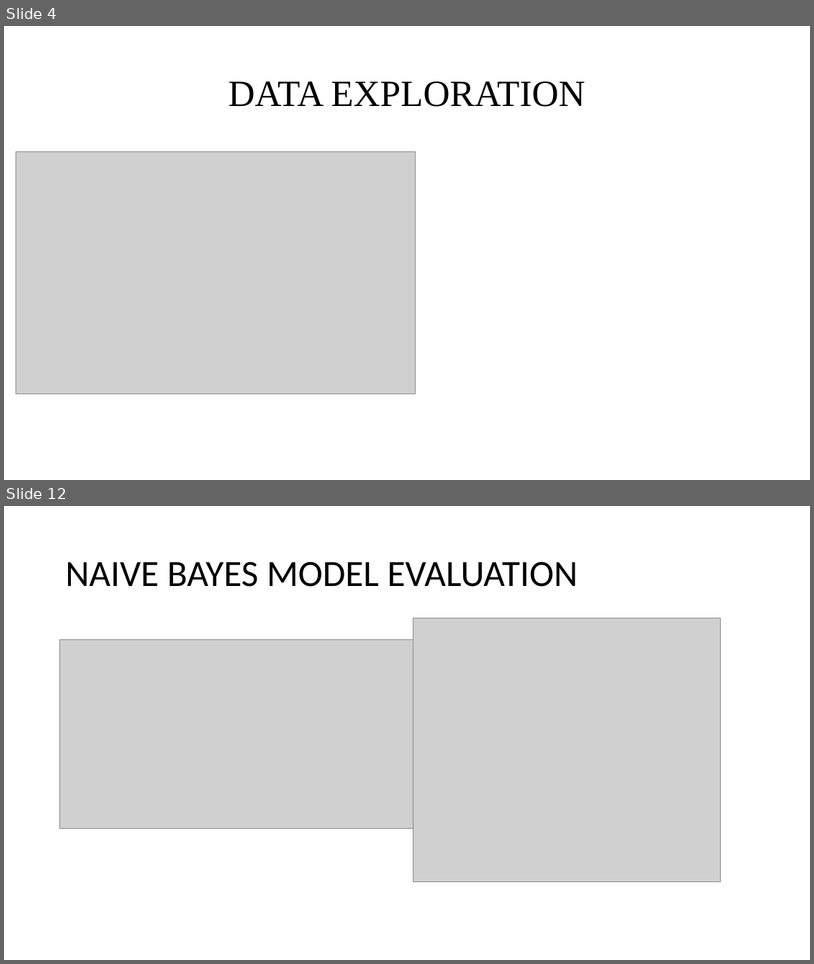
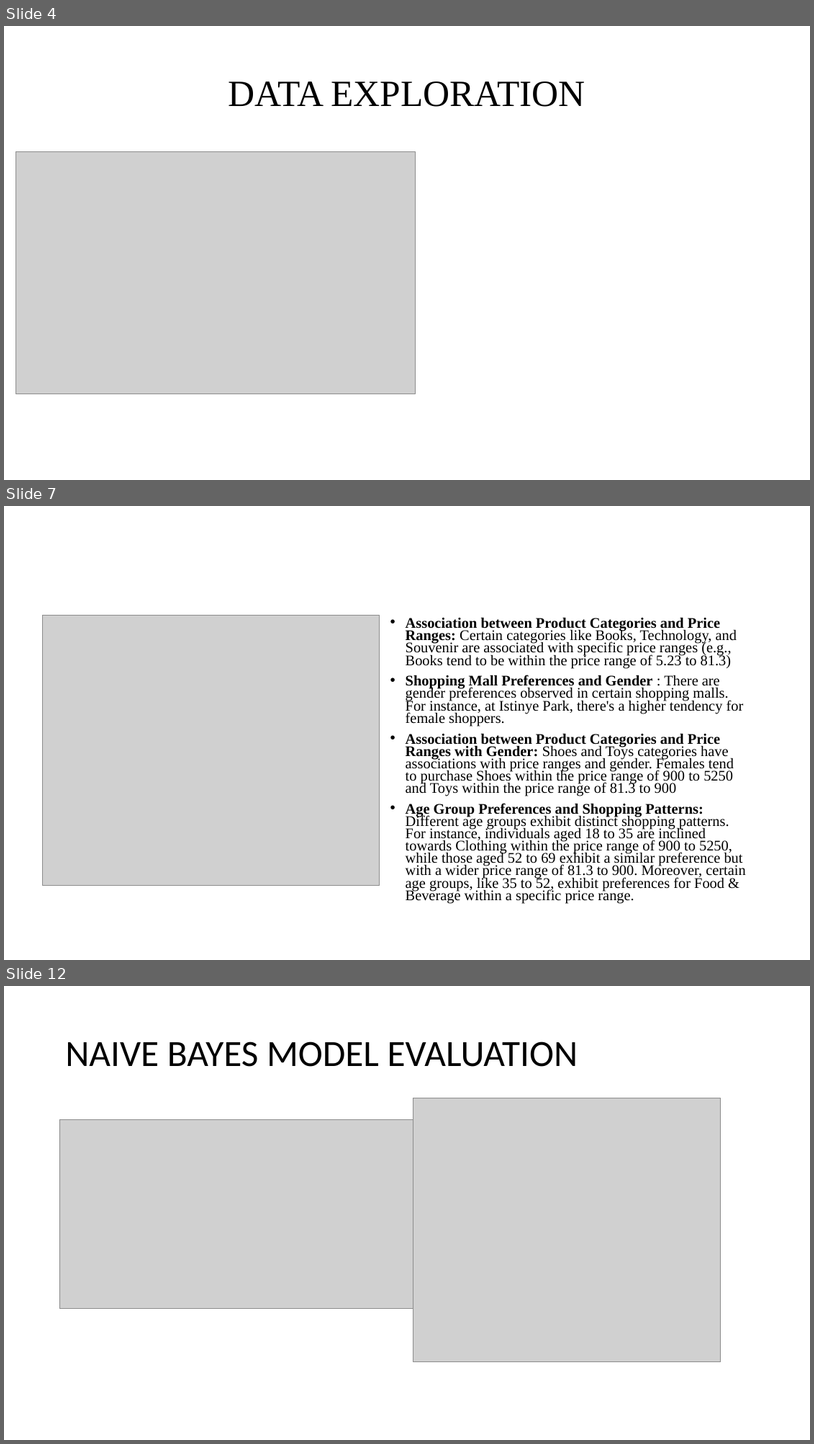
Before and after one commit to Jothish21/Data-Mining-Project-Group4, a slide deck: Group4-Presentation.pptx. Shown one above the other, each under a label of ours: slides 4 and 12 before the commit, slides 4, 7 and 12 after it; the slides between them are not shown. The pictures are 814x964 and 814x1444 pixels, drawn with LibreOffice and Linux fonts; fonts in the diff are those of the drawing; grey boxes stand for pictures. Boxes give left, top, right and bottom in pixels: in the first picture for what was removed or moved away, otherwise in the second. Text is boxed around its words. In the diff, an @@ line names an element or a change of style, - is before the commit and + after.

Commit message:
updated the presentation
added title andupdated the presentation with association

```diff
--- a/Group4-Presentation.pptx
+++ b/Group4-Presentation.pptx
@@ slide 7 added at [4, 506, 810, 960], background #FFFFFF @@
@@ picture added at [43, 615, 379, 885] @@
@@ text added at [406, 618, 746, 903], 17.5 pt, text #000000 @@
+• Association between Product Categories and Price Ranges: Certain categories like Books, Technology, and Souvenir are associated with specific price ranges (e.g., Books tend to be within the price range of 5.23 to 81.3)
+• Shopping Mall Preferences and Gender : There are gender preferences observed in certain shopping malls. For instance, at Istinye Park, there's a higher tendency for female shoppers.
+• Association between Product Categories and Price Ranges with Gender: Shoes and Toys categories have associations with price ranges and gender. Females tend to purchase Shoes within the price range of 900 to 5250 and Toys within the price range of 81.3 to 900
+• Age Group Preferences and Shopping Patterns: Different age groups exhibit distinct shopping patterns. For instance, individuals aged 18 to 35 are inclined towards Clothing within the price range of 900 to 5250, while those aged 52 to 69 exhibit a similar preference but with a wider price range of 81.3 to 900. Moreover, certain age groups, like 35 to 52, exhibit preferences for Food & Beverage within a specific price range.
```
Also in this commit, not shown: 5 slides changed, 4 other slides added, 5 slides removed, 1 other file.
